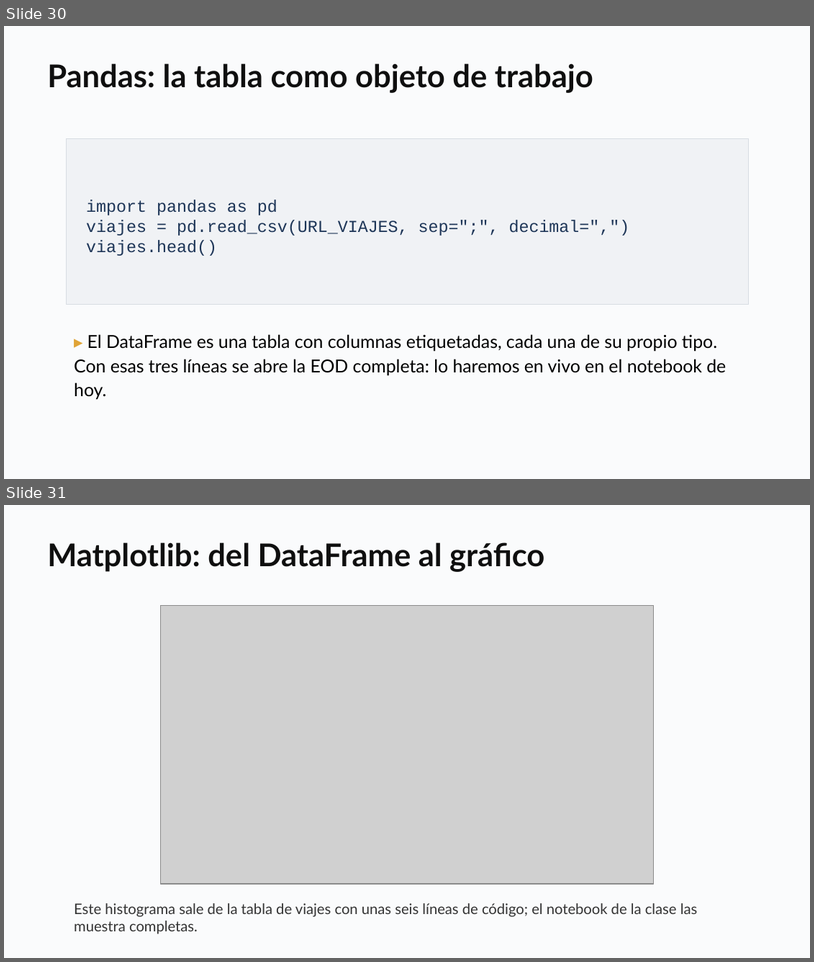
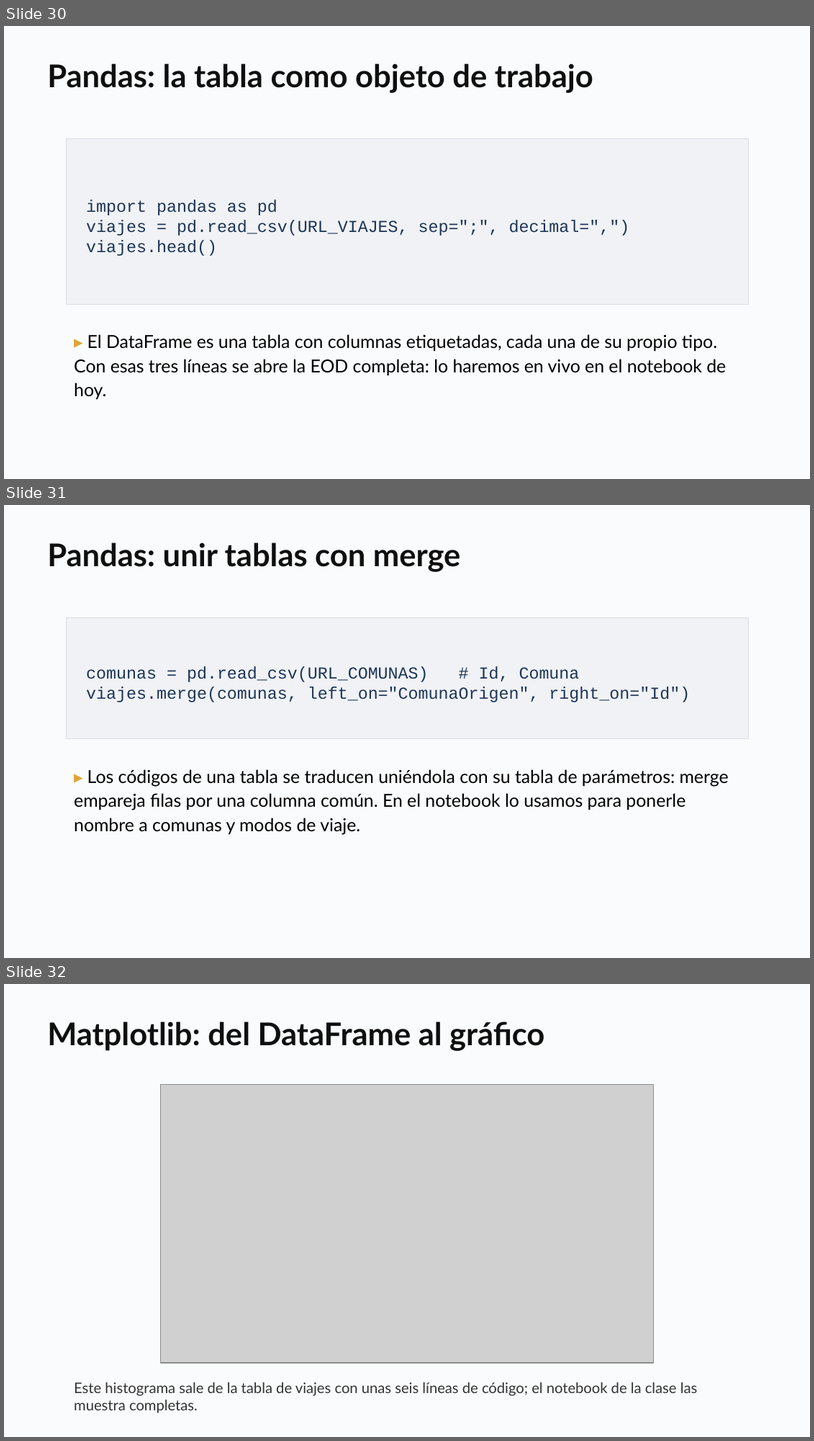
Before and after one commit to daniopitz/diplomado-cdd, a slide deck: presentaciones/clase01_fundamentos_ecosistema.pptx. Shown one above the other, each under a label of ours: slides 30 and 31 before the commit, slides 30, 31 and 32 after it. The pictures are 814x962 and 814x1441 pixels, drawn with LibreOffice and Linux fonts; fonts in the diff are those of the drawing; grey boxes stand for pictures. Boxes give left, top, right and bottom in pixels: in the first picture for what was removed or moved away, otherwise in the second. Text is boxed around its words. In the diff, an @@ line names an element or a change of style, - is before the commit and + after.

```diff
--- a/presentaciones/clase01_fundamentos_ecosistema.pptx
+++ b/presentaciones/clase01_fundamentos_ecosistema.pptx
@@ slide 31 added at (4,505,810,958), background #FFFFFF @@
@@ rectangle added at (4,505,810,958), fill #FAFBFC @@
@@ text added at (47,542,460,572), 28 pt, text #0F0F0F, bold @@
+Pandas: unir tablas con merge
@@ rectangle added at (66,618,749,739), fill #F0F2F5, outline #D8DDE3 0.75 pt, 15 pt, text #1D3557 @@
+comunas = pd.read_csv(URL_COMUNAS) # Id, Comuna
+viajes.merge(comunas, left_on="ComunaOrigen", right_on="Id")
@@ text added at (74,769,729,835), 16 pt, text #000000 @@
+▸ Los códigos de una tabla se traducen uniéndola con su tabla de parámetros: merge empareja filas por una columna común. En el notebook lo usamos para ponerle nombre a comunas y modos de viaje.
@@ what was slide 31 is now slide 32 @@
```
Also in this commit, not shown: 1 slide changed, 3 other files.
